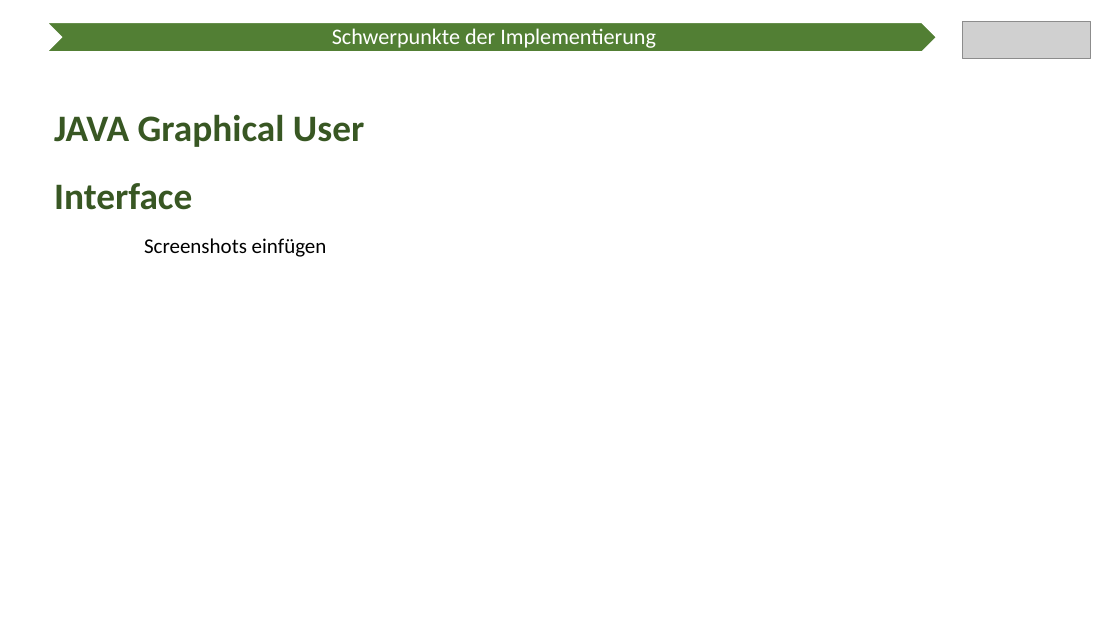
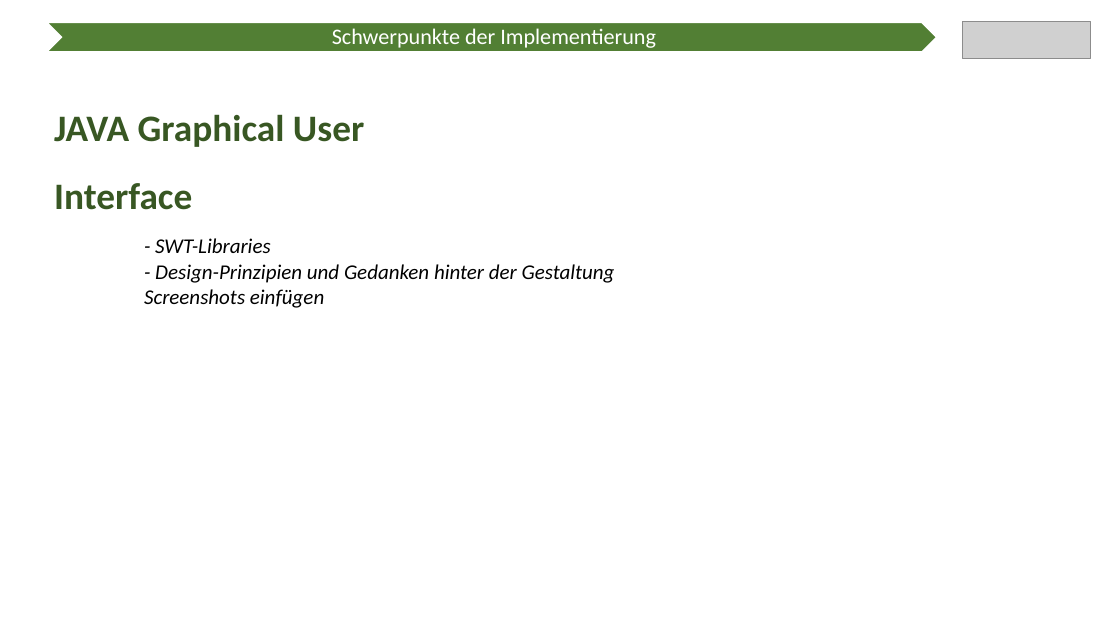
Before and after one commit to Ratoh/SAPLEXA, a slide deck: slide 9 of CavallaroAngelo/Präsentation Wahlmodulvorstellung/SAPlexa Präsentation.pptx (slide 10 before the commit). Drawn at 1120x630 pixels with LibreOffice and Linux fonts; fonts in the diff are those of the drawing; grey boxes stand for pictures. Boxes give left, top, right and bottom in pixels: in the first picture for what was removed or moved away, otherwise in the second. Text is boxed around its words. In the diff, an @@ line names an element or a change of style, - is before the commit and + after.

```diff
--- a/CavallaroAngelo/Präsentation Wahlmodulvorstellung/SAPlexa Präsentation.pptx
+++ b/CavallaroAngelo/Präsentation Wahlmodulvorstellung/SAPlexa Präsentation.pptx
@@ text at <box>155,238,615,283</box>: paragraph added @@
+- SWT-Libraries
+- Design-Prinzipien und Gedanken hinter der Gestaltung
@@ text at <box>144,289,324,308</box>: italic on in "Screenshots einfügen" @@
```
Also in this commit, not shown: 7 other slides changed, 2 slides added, 2 slides removed.
